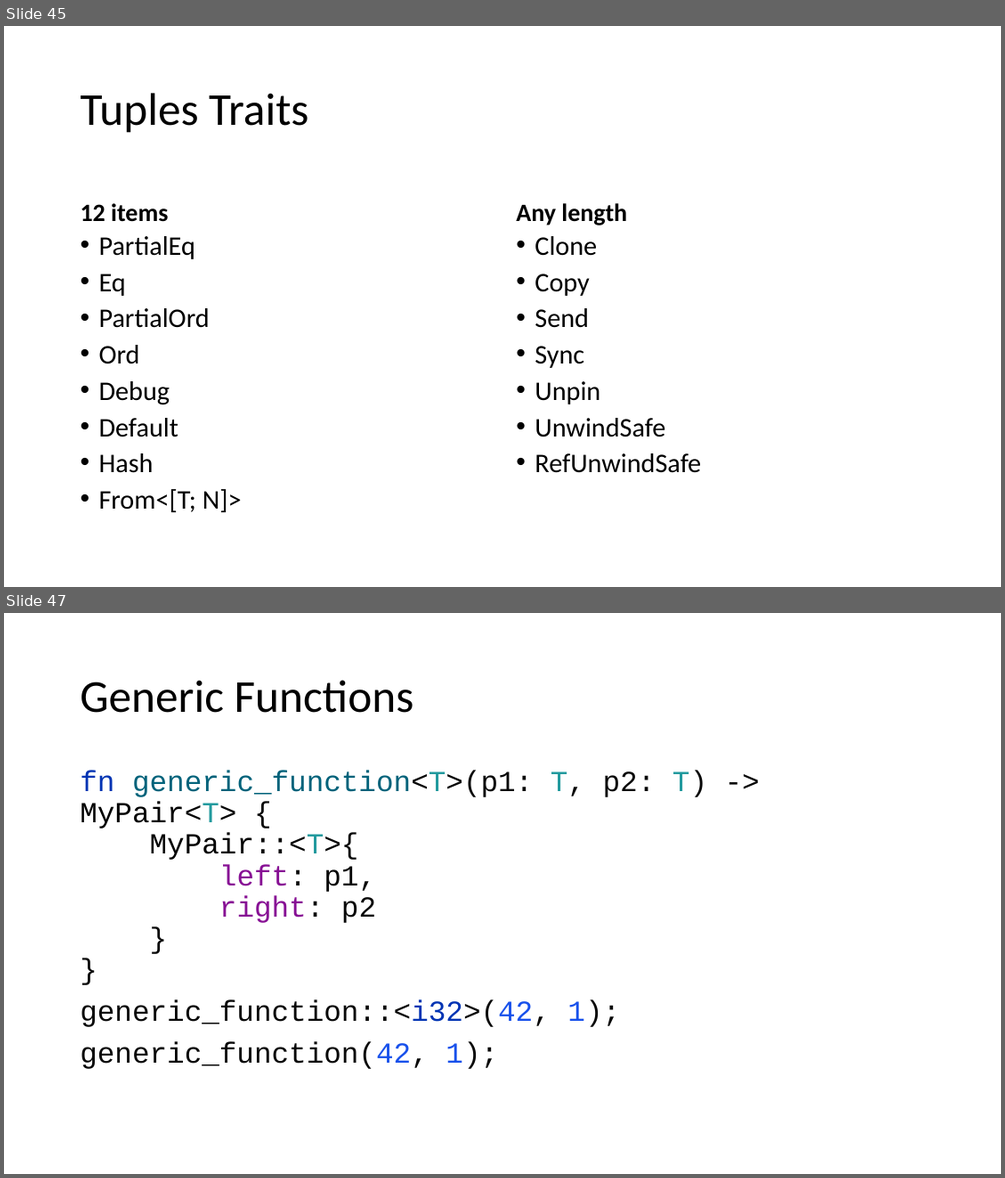
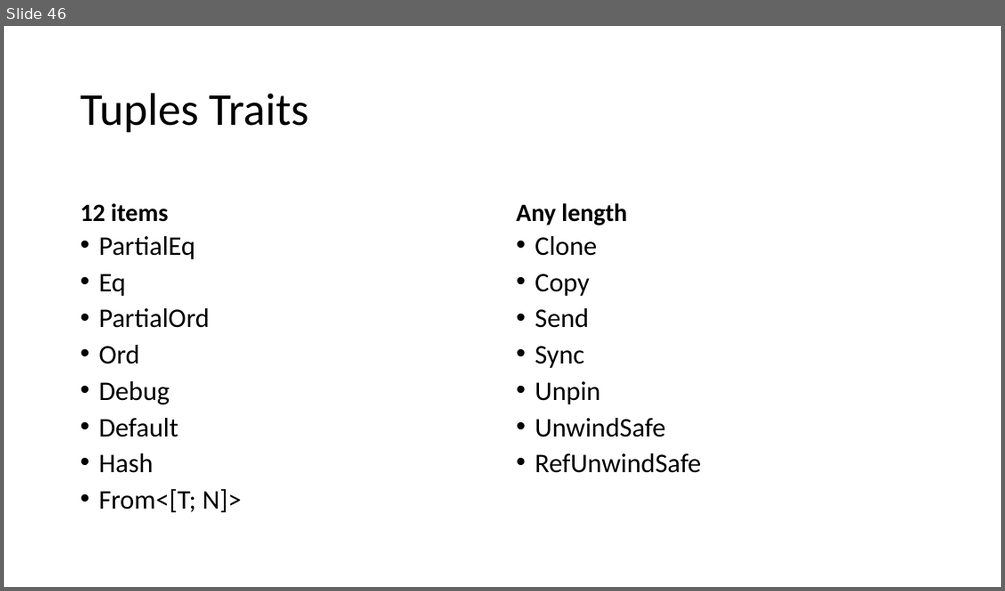
Before and after one commit to kugushev/course-rust-basics, a slide deck: pres/02-BuildingBlocks.pptx. Shown one above the other, each under a label of ours: slides 45 and 47 before the commit, slide 46 after it; the slides between them are not shown. The pictures are 1005x1178 and 1005x591 pixels, drawn with LibreOffice and Linux fonts; fonts in the diff are those of the drawing. Boxes give left, top, right and bottom in pixels: in the first picture for what was removed or moved away, otherwise in the second. Text is boxed around its words. In the diff, an @@ line names an element or a change of style, - is before the commit and + after.

```diff
--- a/pres/02-BuildingBlocks.pptx
+++ b/pres/02-BuildingBlocks.pptx
@@ slide 47 removed at <box>4,613,1001,1174</box>, background #FFFFFF @@
@@ title removed at <box>80,680,414,713</box> @@
-Generic Functions
@@ text removed at <box>80,770,707,1069</box> @@
-fn generic_function<T>(p1: T, p2: T) -> MyPair<T> {
-MyPair::<T>{
-left: p1,
-right: p2
-}
-}
-generic_function::<i32>(42, 1);
-generic_function(42, 1);
@@ what was slide 45 is now slide 46 @@
```
Also in this commit, not shown: 2 slides changed, 1 slide added, 25 other slides removed, 1 other file.
